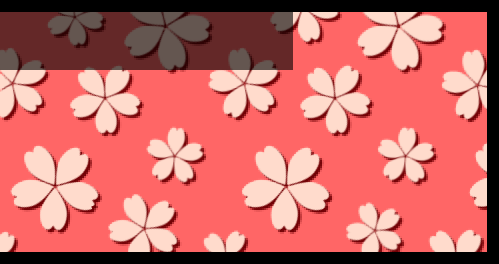
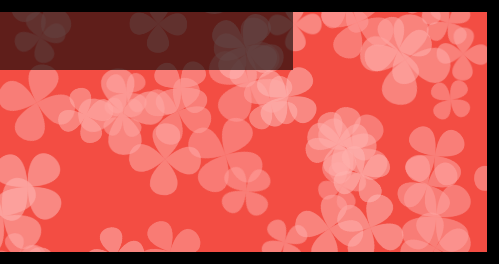
Two versions of the same layered image (w=499, h=264). Layer-by-layer changes:
painted on "Layer 5" over (0, 12, 487, 252)
removed layer "Layer 5" (2nd of 2) over (0, 12, 487, 252)
